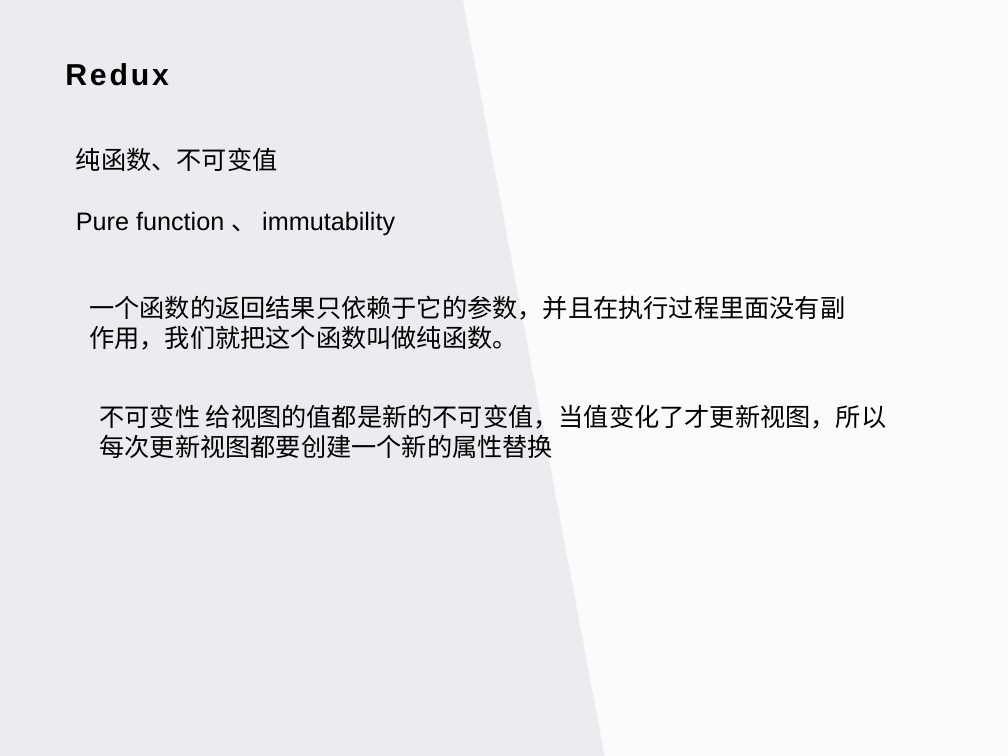
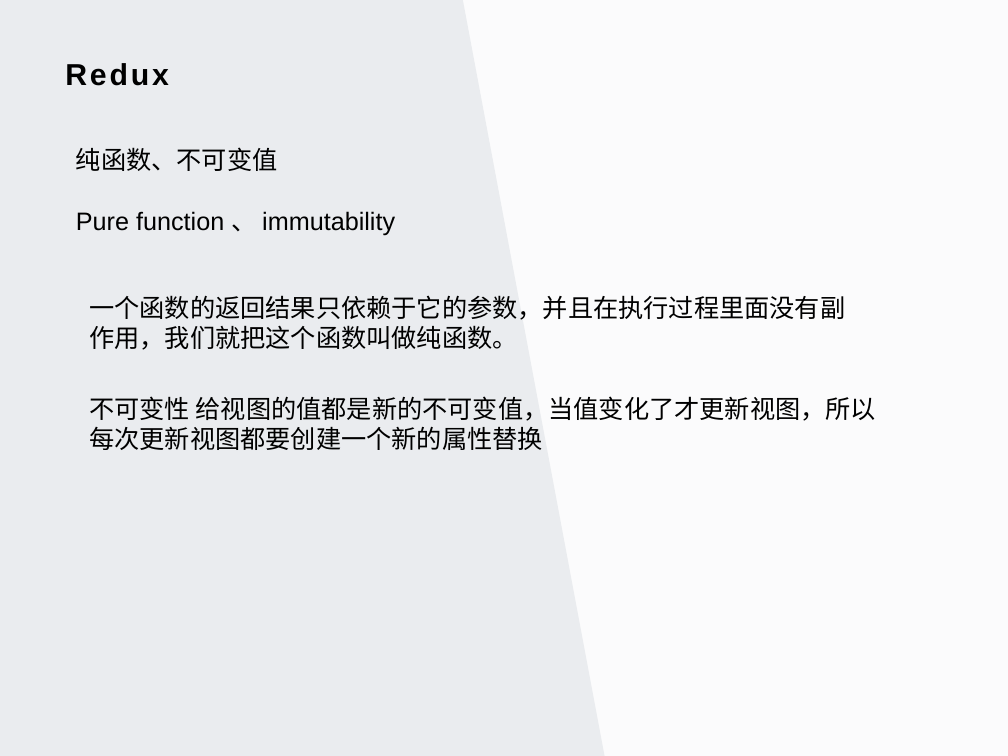
Before and after one commit to petsgre/tutorial, a slide deck: slide 10 of 前端开发/react/react基础培训/React基础培训.pptx. Drawn at 1008x756 pixels with LibreOffice and Linux fonts; fonts in the diff are those of the drawing; background and template pictures are left out. Boxes give left, top, right and bottom in pixels: in the first picture for what was removed or moved away, otherwise in the second. Text is boxed around its words. In the diff, an @@ line names an element or a change of style, - is before the commit and + after.

```diff
--- a/前端开发/react/react基础培训/React基础培训.pptx
+++ b/前端开发/react/react基础培训/React基础培训.pptx
@@ text "不可变性 给视图的值都是新的不可变值，当值变化了才更新视图，所以每次更新视图都要创建一个新的属性替换": place and size @@
-text "不可变性 给视图的值都是新的不可变值，当值变化了才更新视图，所以每次更新视图都要创建一个新的属性替换" at (99, 404, 886, 458)
+text "不可变性 给视图的值都是新的不可变值，当值变化了才更新视图，所以每次更新视图都要创建一个新的属性替换" at (89, 396, 876, 450)
```
Also in this commit, not shown: 3 other slides changed, 1 slide added, 1 slide removed.
